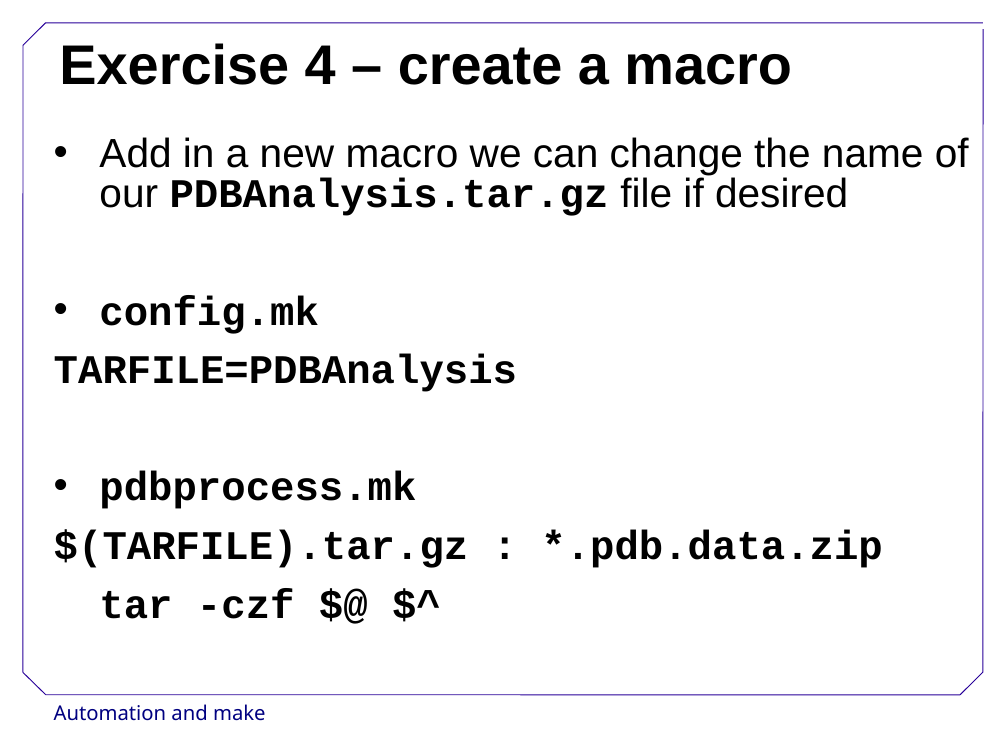
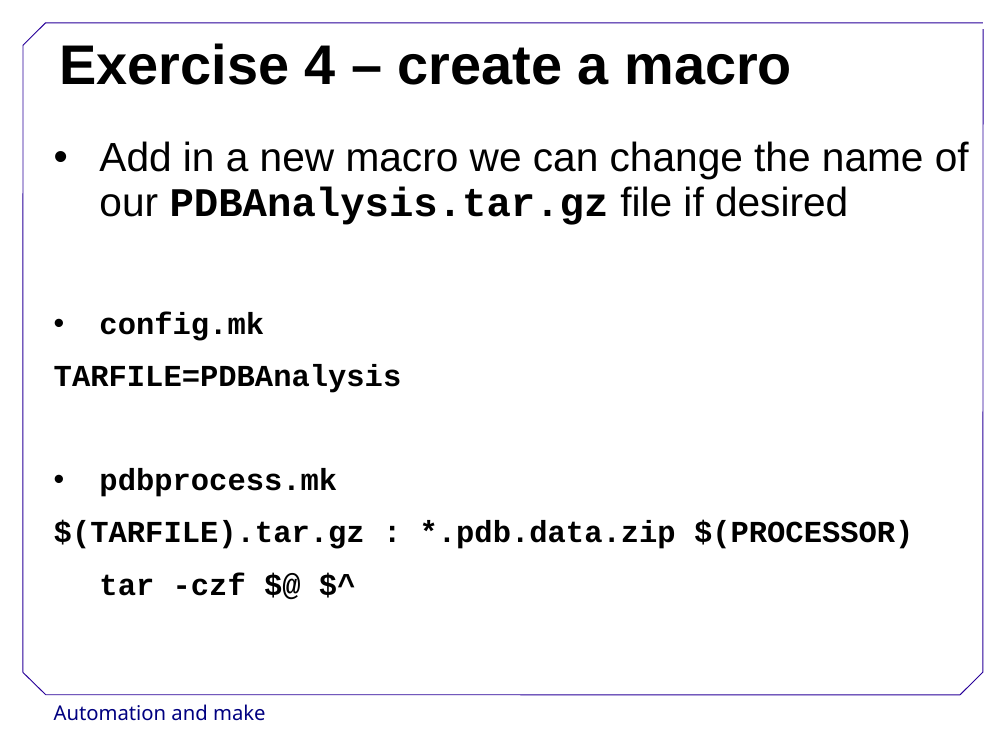
Before and after one commit to swcarpentry/DEPRECATED-boot-camps, a slide deck: slide 14 of AutomationMake.ppt. Drawn at 1008x756 pixels with LibreOffice and Linux fonts; fonts in the diff are those of the drawing; background and template pictures are left out. Boxes give left, top, right and bottom in pixels: in the first picture for what was removed or moved away, otherwise in the second. Text is boxed around its words. In the diff, an @@ line names an element or a change of style, - is before the commit and + after.

```diff
--- a/AutomationMake.ppt
+++ b/AutomationMake.ppt
@@ text at box(54, 141, 969, 596): size 32 to 24 pt in "config.mk", "TARFILE=PDBAnalysis", "pdbprocess.mk", "tar -czf $@ $^"; line spacing 0.83 to 0.93 @@
@@ text at box(54, 521, 914, 549): text changed; size 32 to 24 pt @@
-$(TARFILE).tar.gz : *.pdb.data.zip
+$(TARFILE).tar.gz : *.pdb.data.zip $(PROCESSOR)
```
Also in this commit, not shown: 1 other slide changed.
